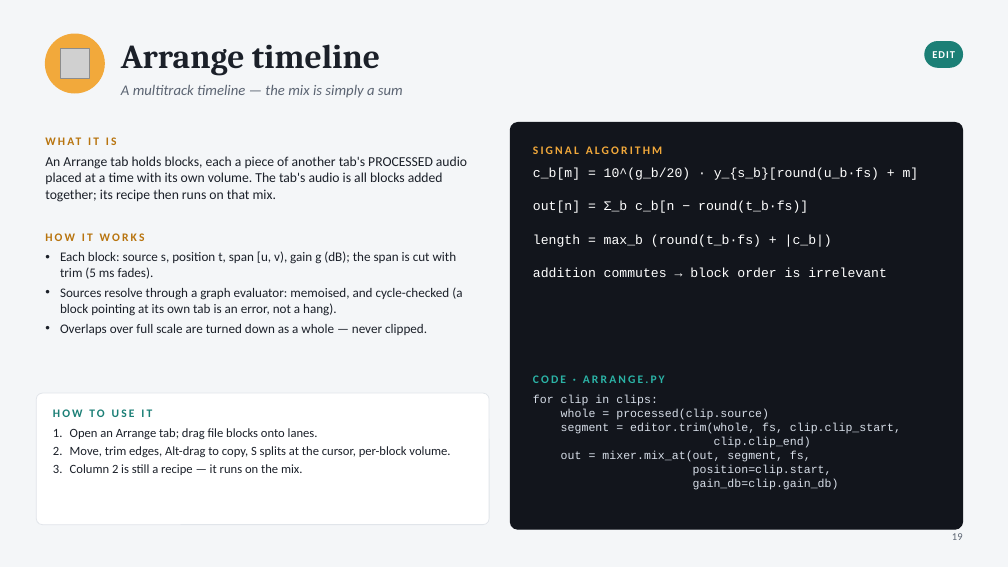
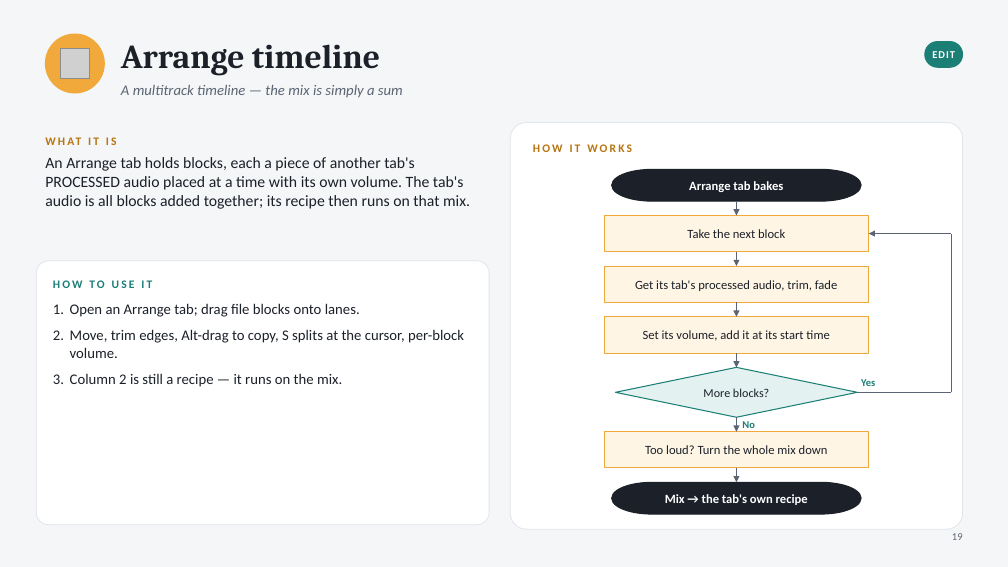
Before and after one commit to Nafis37/Audio_Chef, a slide deck: slide 19 of Audio_Chef.pptx. Drawn at 1008x567 pixels with LibreOffice and Linux fonts; fonts in the diff are those of the drawing; grey boxes stand for pictures. Boxes give left, top, right and bottom in pixels: in the first picture for what was removed or moved away, otherwise in the second. Text is boxed around its words. In the diff, an @@ line names an element or a change of style, - is before the commit and + after.

```diff
--- a/Audio_Chef.pptx
+++ b/Audio_Chef.pptx
@@ rounded rectangle at (x1=510, y1=123, x2=963, y2=529): fill #12151C to #FFFFFF; outline #12151C 1 pt to #E1E5EA 0.75 pt; proportions changed @@
@@ text "HOW IT WORKS" moved from (x1=45, y1=233, x2=145, y2=241) to (x1=533, y1=144, x2=632, y2=152) @@
@@ text removed at (x1=533, y1=146, x2=662, y2=154) @@
-SIGNAL ALGORITHM
@@ text "An Arrange tab holds blocks, ..." at (x1=45, y1=157, x2=470, y2=209): size 13 to 15 pt @@
@@ text removed at (x1=533, y1=168, x2=919, y2=277) @@
-c_b[m] = 10^(g_b/20) · y_{s_b}[round(u_b·fs) + m]
-out[n] = Σ_b c_b[n − round(t_b·fs)]
-length = max_b (round(t_b·fs) + |c_b|)
-addition commutes → block order is irrelevant
@@ pill shape added at (x1=612, y1=169, x2=861, y2=201), fill #1B2029, outline #1B2029 1 pt, 12 pt, text #FFFFFF, bold @@
+Arrange tab bakes
@@ arrow added from (737, 201) to (737, 216), #5B6472 1.25 pt @@
@@ rectangle added at (x1=604, y1=216, x2=869, y2=252), fill #FFF5E4, outline #F2A93B 1 pt, 12 pt, text #1B2029 @@
+Take the next block
@@ arrow added from (951, 234) to (869, 234), #5B6472 1.25 pt @@
@@ line added from (951, 392) to (951, 234), #5B6472 1.25 pt @@
@@ rounded rectangle resized from (x1=36, y1=393, x2=489, y2=525) to (x1=36, y1=261, x2=489, y2=525) @@
@@ text removed at (x1=60, y1=251, x2=462, y2=335) @@
-• Each block: source s, position t, span [u, v), gain g (dB); the span is cut with trim (5 ms fades).
-• Sources resolve through a graph evaluator: memoised, and cycle-checked (a block pointing at its own tab is an error, not a hang).
-• Overlaps over full scale are turned down as a whole — never clipped.
@@ rectangle added at (x1=604, y1=266, x2=869, y2=302), fill #FFF5E4, outline #F2A93B 1 pt, 12 pt, text #1B2029 @@
+Get its tab's processed audio, trim, fade
@@ arrow added from (737, 252) to (737, 266), #5B6472 1.25 pt @@
@@ text "HOW TO USE IT" moved from (x1=53, y1=409, x2=152, y2=417) to (x1=53, y1=280, x2=152, y2=288) @@
@@ text "Open an Arrange tab; drag ..." moved from (x1=70, y1=428, x2=450, y2=475) to (x1=70, y1=303, x2=464, y2=387) @@
@@ text "Open an Arrange tab; drag ..." at (x1=70, y1=303, x2=464, y2=387): size 12 to 14 pt; more space between paragraphs @@
@@ rectangle added at (x1=604, y1=317, x2=869, y2=353), fill #FFF5E4, outline #F2A93B 1 pt, 12 pt, text #1B2029 @@
+Set its volume, add it at its start time
@@ arrow added from (737, 302) to (737, 317), #5B6472 1.25 pt @@
@@ arrow added from (737, 353) to (737, 368), #5B6472 1.25 pt @@
@@ text removed at (x1=533, y1=375, x2=665, y2=383) @@
-CODE · ARRANGE.PY
@@ diamond added at (x1=616, y1=368, x2=858, y2=417), fill #E3F2F0, outline #1B7F76 1 pt, 11.5 pt, text #1B2029 @@
+More blocks?
@@ text added at (x1=861, y1=379, x2=875, y2=386), 10 pt, text #1B7F76, bold @@
+Yes
@@ text removed at (x1=533, y1=395, x2=901, y2=490) @@
-for clip in clips:
-whole = processed(clip.source)
-segment = editor.trim(whole, fs, clip.clip_start,
-clip.clip_end)
-out = mixer.mix_at(out, segment, fs,
-position=clip.start,
-gain_db=clip.gain_db)
@@ arrow added from (737, 417) to (737, 432), #5B6472 1.25 pt @@
@@ line added from (858, 392) to (951, 392), #5B6472 1.25 pt @@
@@ rectangle added at (x1=604, y1=432, x2=869, y2=468), fill #FFF5E4, outline #F2A93B 1 pt, 12 pt, text #1B2029 @@
+Too loud? Turn the whole mix down
@@ text added at (x1=742, y1=421, x2=755, y2=428), 10 pt, text #1B7F76, bold @@
+No
@@ arrow added from (737, 468) to (737, 482), #5B6472 1.25 pt @@
@@ pill shape added at (x1=612, y1=482, x2=861, y2=514), fill #1B2029, outline #1B2029 1 pt, 12 pt, text #FFFFFF, bold @@
+Mix → the tab's own recipe
```
Also in this commit, not shown: 17 other slides changed, 3 other files.
